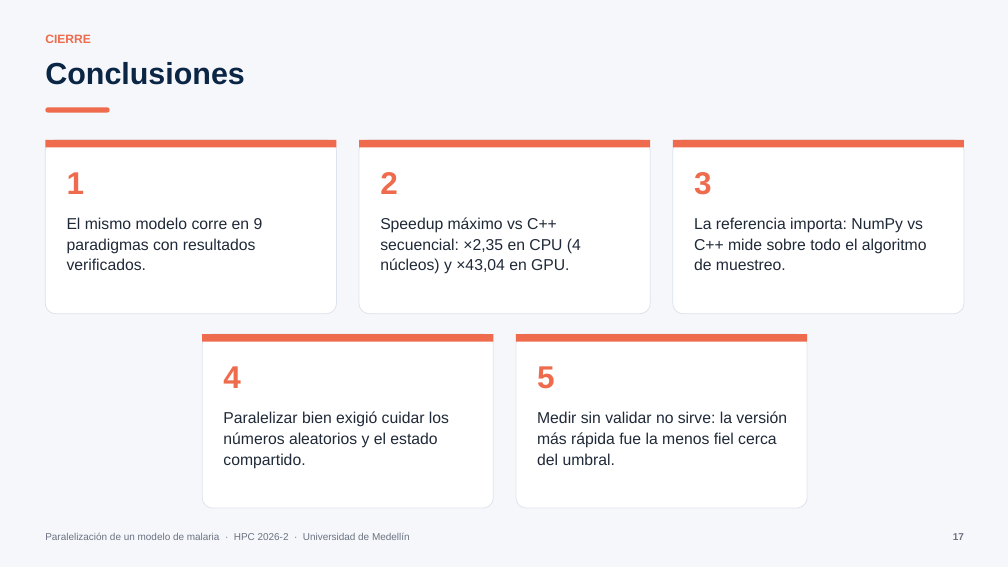
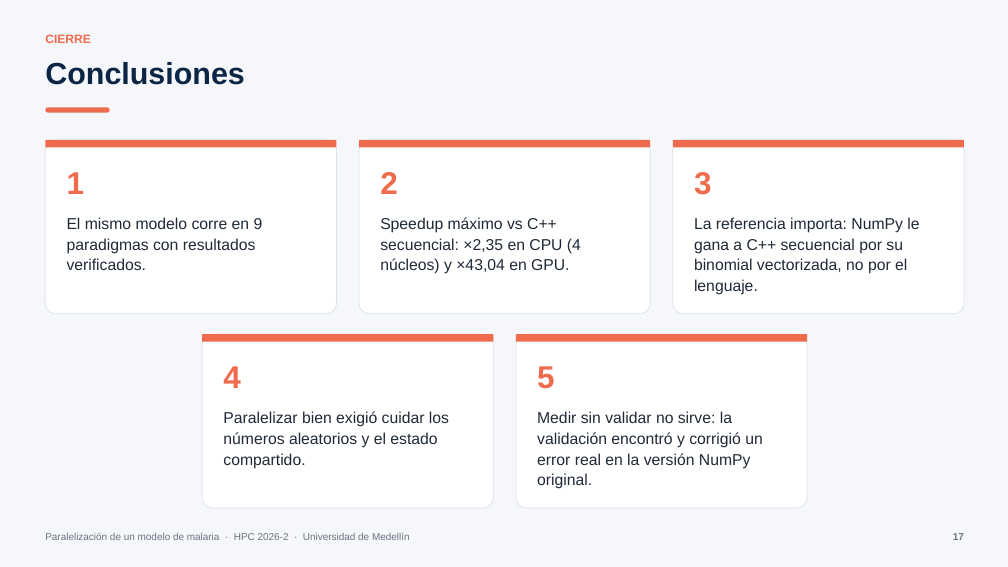
Before and after one commit to SamuelMarroquin2009-12/HPC_Proyecto_Final, a slide deck: slide 17 of docs/presentacion.pptx. Drawn at 1008x567 pixels with LibreOffice and Linux fonts; fonts in the diff are those of the drawing. Boxes give left, top, right and bottom in pixels: in the first picture for what was removed or moved away, otherwise in the second. Text is boxed around its words. In the diff, an @@ line names an element or a change of style, - is before the commit and + after.

```diff
--- a/docs/presentacion.pptx
+++ b/docs/presentacion.pptx
@@ text at (x1=694, y1=217, x2=919, y2=295): text changed @@
-La referencia importa: NumPy vs C++ mide sobre todo el algoritmo de muestreo.
+La referencia importa: NumPy le gana a C++ secuencial por su binomial vectorizada, no por el lenguaje.
@@ text at (x1=537, y1=411, x2=763, y2=489): text changed @@
-Medir sin validar no sirve: la versión más rápida fue la menos fiel cerca del umbral.
+Medir sin validar no sirve: la validación encontró y corrigió un error real en la versión NumPy original.
```
Also in this commit, not shown: 2 other slides changed, 2 other files.
